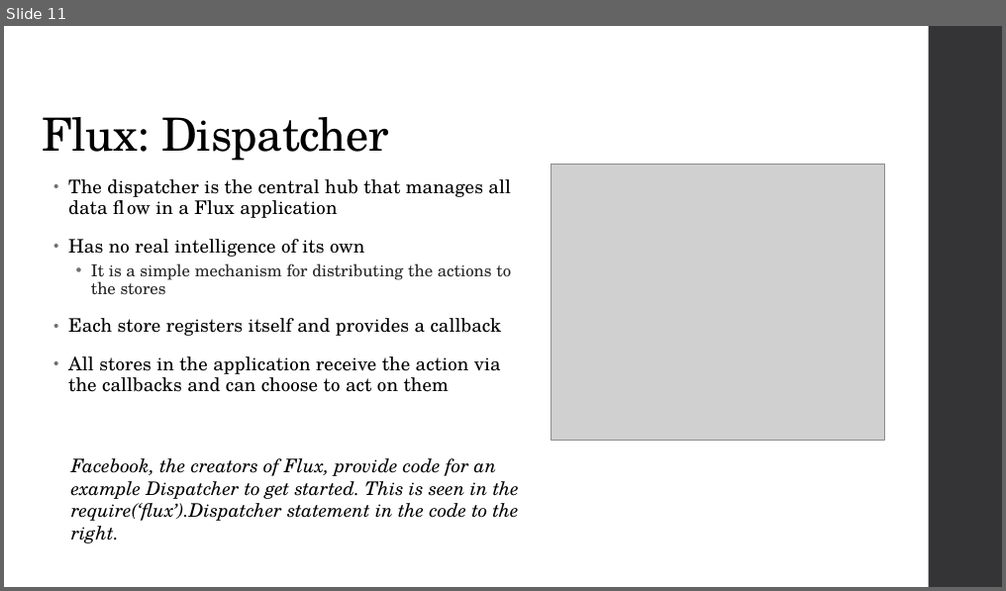
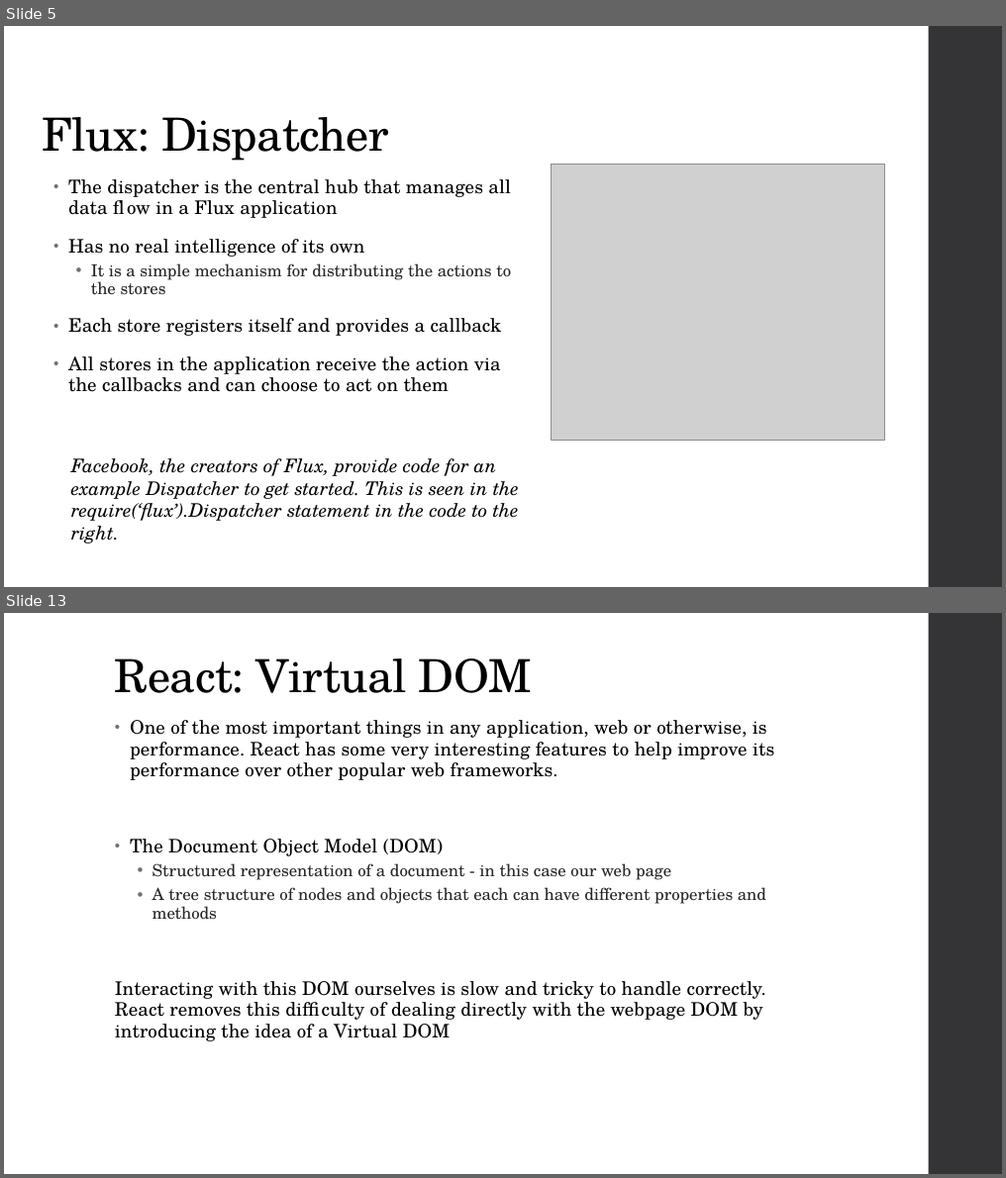
Before and after one commit to repkam09/react-flux-test, a slide deck: docs/Flux & React.pptx. Shown one above the other, each under a label of ours: slide 11 before the commit, slides 5 and 13 after it; the slides between them are not shown. The pictures are 1006x591 and 1006x1178 pixels, drawn with LibreOffice and Linux fonts; fonts in the diff are those of the drawing; grey boxes stand for pictures. Boxes give left, top, right and bottom in pixels: in the first picture for what was removed or moved away, otherwise in the second. Text is boxed around its words. In the diff, an @@ line names an element or a change of style, - is before the commit and + after.

Commit message:
Update powerpoint. Make demo show images instead of text

```diff
--- a/docs/Flux & React.pptx
+++ b/docs/Flux & React.pptx
@@ slide 13 added at <box>4,613,1002,1174</box>, background #FFFFFF; not listed: 1 template element that a slide beside it also shows @@
@@ title added at <box>115,659,532,693</box>, 44 pt, text #000000 @@
+React: Virtual DOM
@@ text added at <box>115,720,774,1042</box>, 18 pt, text #000000 @@
+• One of the most important things in any application, web or otherwise, is performance. React has some very interesting features to help improve its performance over other popular web frameworks.
+• The Document Object Model (DOM)
+  • Structured representation of a document - in this case our web page
+  • A tree structure of nodes and objects that each can have different properties and methods
+Interacting with this DOM ourselves is slow and tricky to handle correctly. React removes this difficulty of dealing directly with the webpage DOM by introducing the idea of a Virtual DOM
@@ what was slide 11 is now slide 5 @@
```
Also in this commit, not shown: 9 slides changed, 5 other slides added, 1 slide removed, 1 other file.
